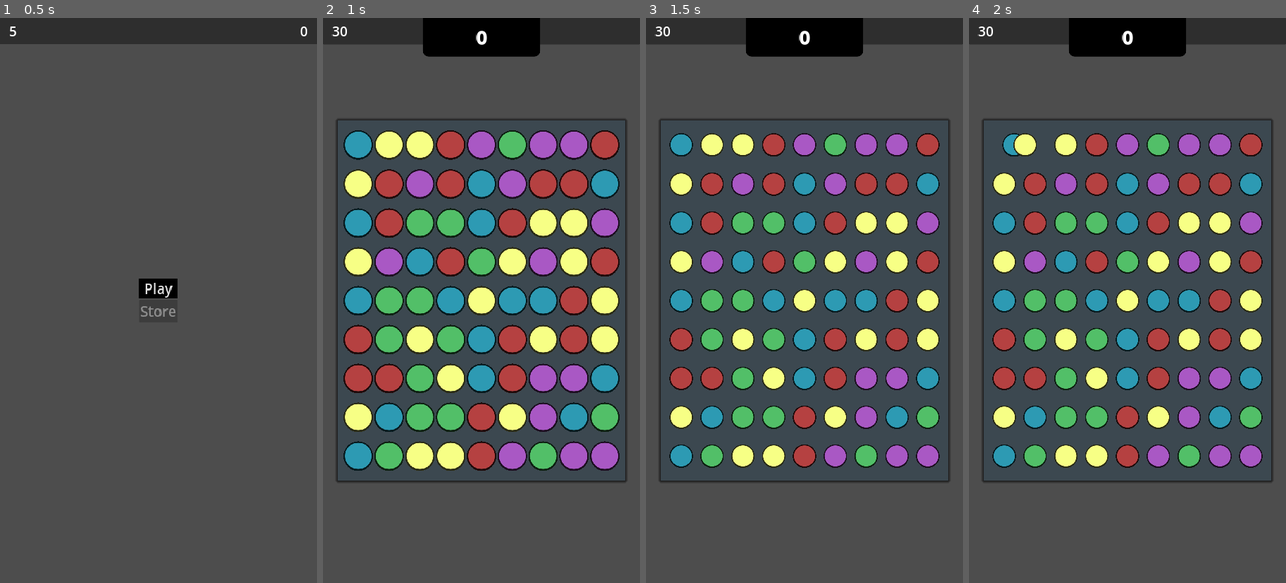
Above: before the commit, frames 1-4 (left to right).
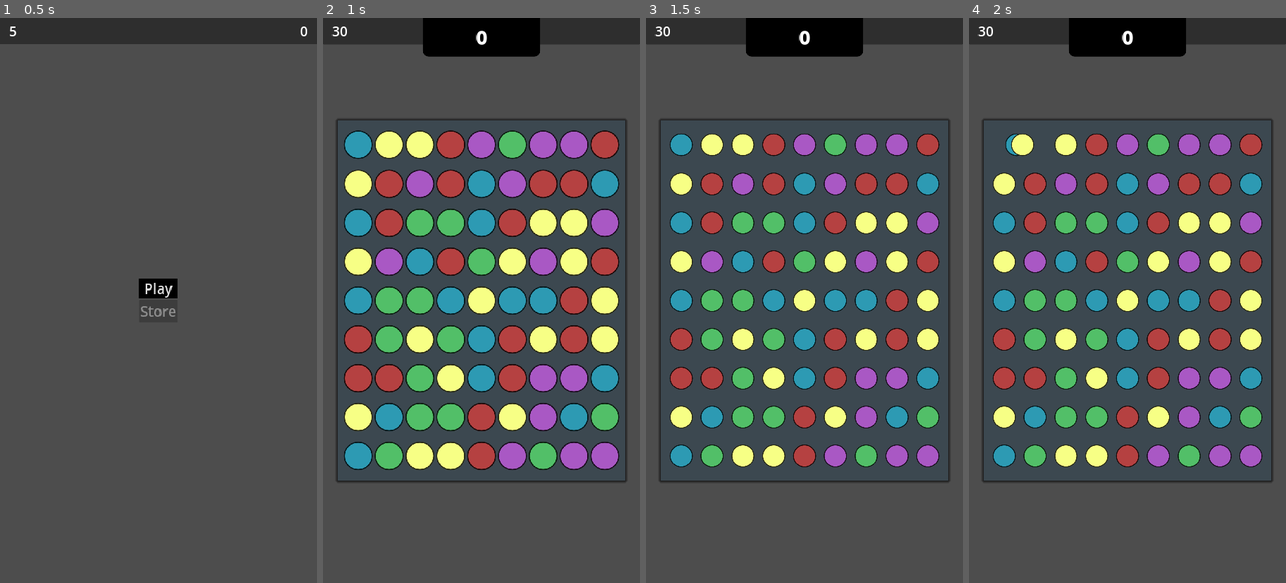
Above: after the commit, the same moments.

Repository: kuma-gee/holo-crush
Game: Godot game, scene res://src/start.tscn
The game is run twice, just before and just after one commit, with the same random seed, the same clock (stepped at 60 frames per second) and the same inputs. The engine's default icon, where the game draws it, is replaced by a stand-in: a white triangle on a blue panel in a dark square.
Inputs (mouse positions are in pixels of both pictures, inside the frame that each line leads up to):
- Up to frame 1 (0.5 s): no input
- Up to frame 2 (1 s): click "Play" at 0.5 s
- Up to frame 3 (1.5 s): tap Enter at 1.25 s; drag from (680, 142) to (836, 176) at 1.27 s
- Up to frame 4 (2 s): no input

Frame 1 is identical in both runs. In frame 2, 1.7% of the frame differs, in the area x 6-94%, y 19-81%; in frame 3, 1.1%; in frame 4, 1.2%.

Commit message:
fix pop shader for alpha

Diff:
--- a/godot/src/grid/grid_ui.gd
+++ b/godot/src/grid/grid_ui.gd
@@ -121,6 +121,7 @@
 			var slot = slot_scene.instantiate() as Slot
 			add_child(slot)
 			slot.pos = pos
+			slot.height = data.height
 			slot.swiped.connect(func(dir):
 				if data.swap(pos, pos + dir):
 					turn_used.emit()
--- a/godot/src/grid/slot.gd
+++ b/godot/src/grid/slot.gd
@@ -10,6 +10,7 @@
 
 signal swiped(dir)
 
+var height = 0
 var piece: Piece
 var pos: Vector2i
 
@@ -84,8 +85,8 @@
 		return
 
 	capture()
-	piece.global_position = get_pos() + Vector2.UP * (abs(pos.y) + 1) * size
-	piece.move(get_pos())
+	piece.global_position = get_pos() + Vector2.UP * (height - (abs(pos.y) + 1)) * size.y
+	piece.move(get_pos(), true)
 
 	await piece.move_done
 	fill_done.emit()
--- a/godot/src/piece/piece.gd
+++ b/godot/src/piece/piece.gd
@@ -26,9 +26,13 @@
 
 var special: Specials.Type
 
-func move(dest: Vector2):
+func move(dest: Vector2, fade_in = false):
 	var tw = create_tween()
-	tw.tween_property(self, "global_position", dest, 0.5).set_trans(Tween.TRANS_CIRC).set_ease(Tween.EASE_IN_OUT)
+	tw.tween_property(self, "global_position", dest, 0.5).set_trans(Tween.TRANS_CUBIC).set_ease(Tween.EASE_IN_OUT)
+	if fade_in:
+		modulate = Color.TRANSPARENT
+		tw.parallel().tween_property(self, "modulate", Color.WHITE, 0.5).set_trans(Tween.TRANS_EXPO).set_ease(Tween.EASE_IN_OUT)
+
 	tw.finished.connect(func(): move_done.emit())
 
 func spawn():
@@ -38,16 +42,16 @@
 	tw.tween_property(self, "scale", Vector2(1, 1), 0.5).set_trans(Tween.TRANS_CUBIC).set_ease(Tween.EASE_IN_OUT)
 	tw.finished.connect(func(): spawn_done.emit())
 
-func despawn():
+func despawn(finish_signal = despawn_done):
 	var tw = create_tween()
 	tw.tween_property(self, "scale", Vector2(0, 0), 0.5).set_trans(Tween.TRANS_CUBIC).set_ease(Tween.EASE_IN_OUT)
 	tw.finished.connect(func():
-		despawn_done.emit()
+		finish_signal.emit()
 		queue_free()
 	)
 
 func matched():
-	despawn()
+	despawn(match_done)
 
 func slight_move(dir: Vector2):
 	var tw = create_tween()
--- a/godot/src/piece/pop_circle.gdshader
+++ b/godot/src/piece/pop_circle.gdshader
@@ -22,7 +22,7 @@
 			COLOR = vec4(0.0);
 		} else {
 			float w = range_lerp(alpha, 0.0, 1.0, 1.0, 0.0);
-			COLOR = vec4(mix(color.rgb, COLOR.rgb, w), 1.0);
+			COLOR = vec4(mix(color.rgb, COLOR.rgb, w), COLOR.a);
 		}
 	} else {
 		COLOR = COLOR;
